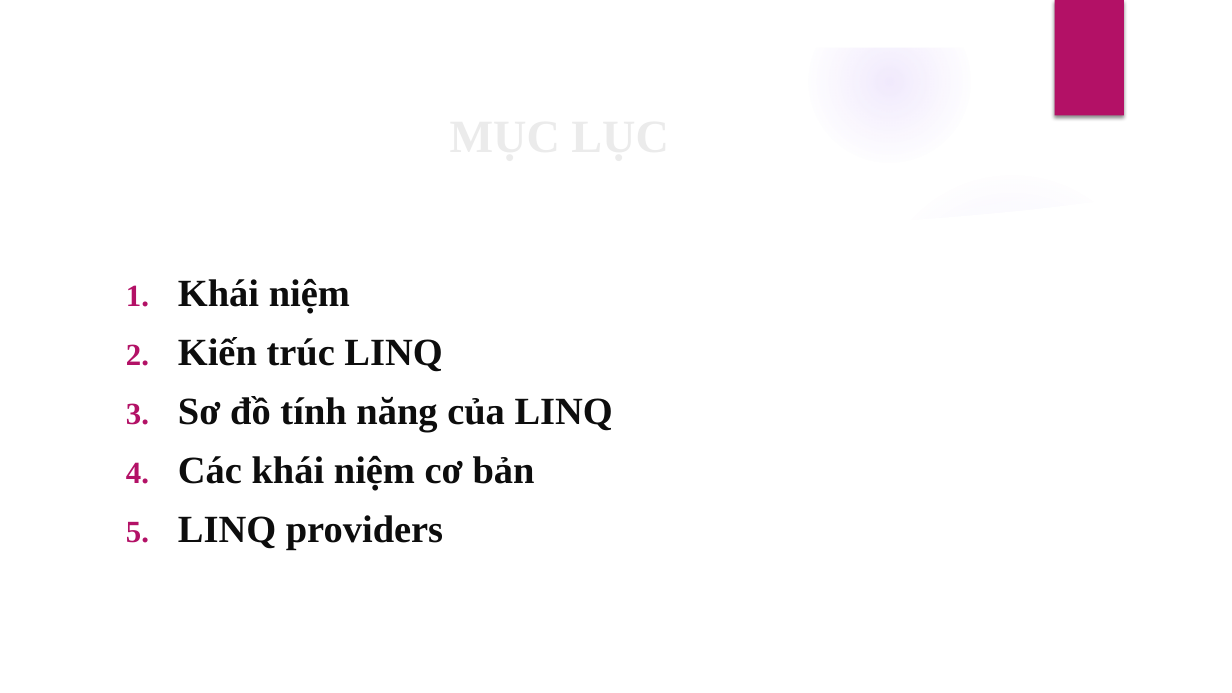
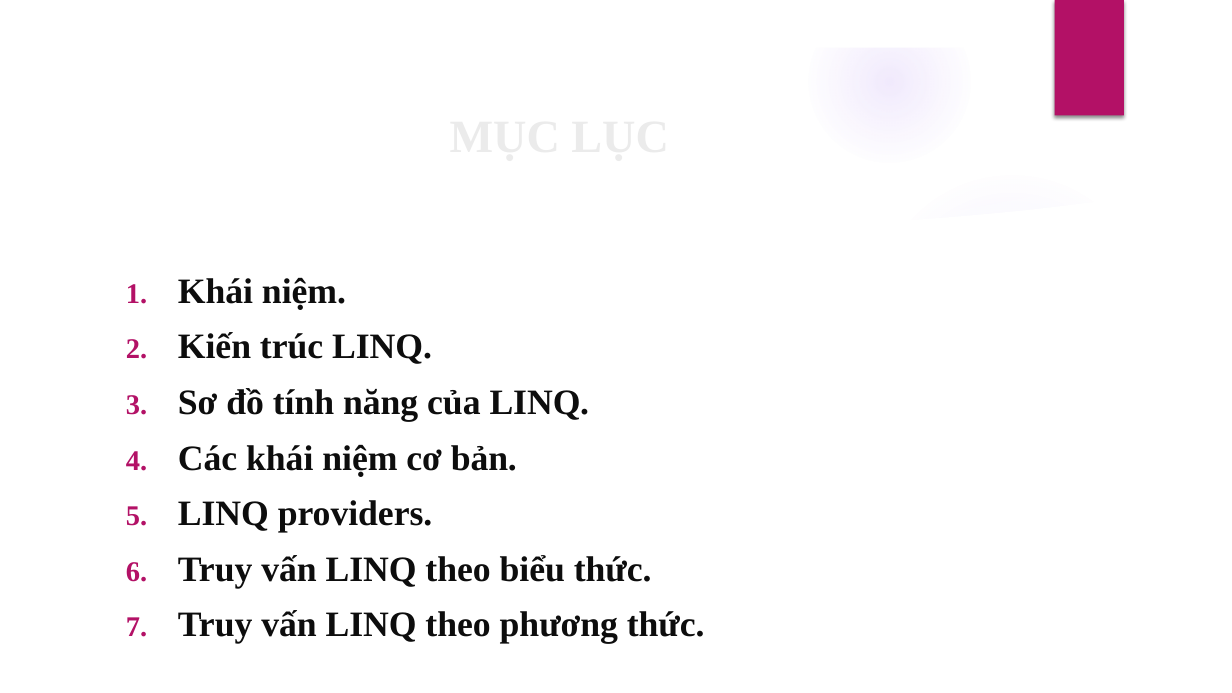
Before and after one commit to dotrunghieu0903/CongNgheNet, a slide deck: slide 2 of LINQ.pptx. Drawn at 1232x693 pixels with LibreOffice and Linux fonts; fonts in the diff are those of the drawing; background and template pictures are left out. Boxes give left, top, right and bottom in pixels: in the first picture for what was removed or moved away, otherwise in the second. Text is boxed around its words. In the diff, an @@ line names an element or a change of style, - is before the commit and + after.

```diff
--- a/LINQ.pptx
+++ b/LINQ.pptx
@@ text at <box>178,277,705,644</box>: text changed; size 30 to 27.8 pt @@
-1. Khái niệm
-2. Kiến trúc LINQ
-3. Sơ đồ tính năng của LINQ
-4. Các khái niệm cơ bản
-5. LINQ providers
+1. Khái niệm.
+2. Kiến trúc LINQ.
+3. Sơ đồ tính năng của LINQ.
+4. Các khái niệm cơ bản.
+5. LINQ providers.
+6. Truy vấn LINQ theo biểu thức.
+7. Truy vấn LINQ theo phương thức.
```
Also in this commit, not shown: 2 other slides changed, 18 slides added.
